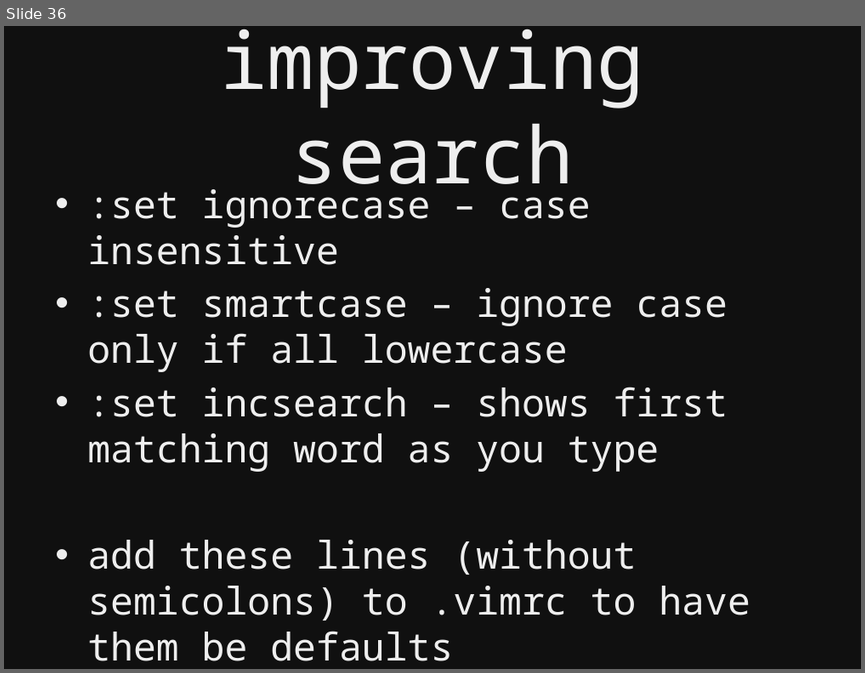
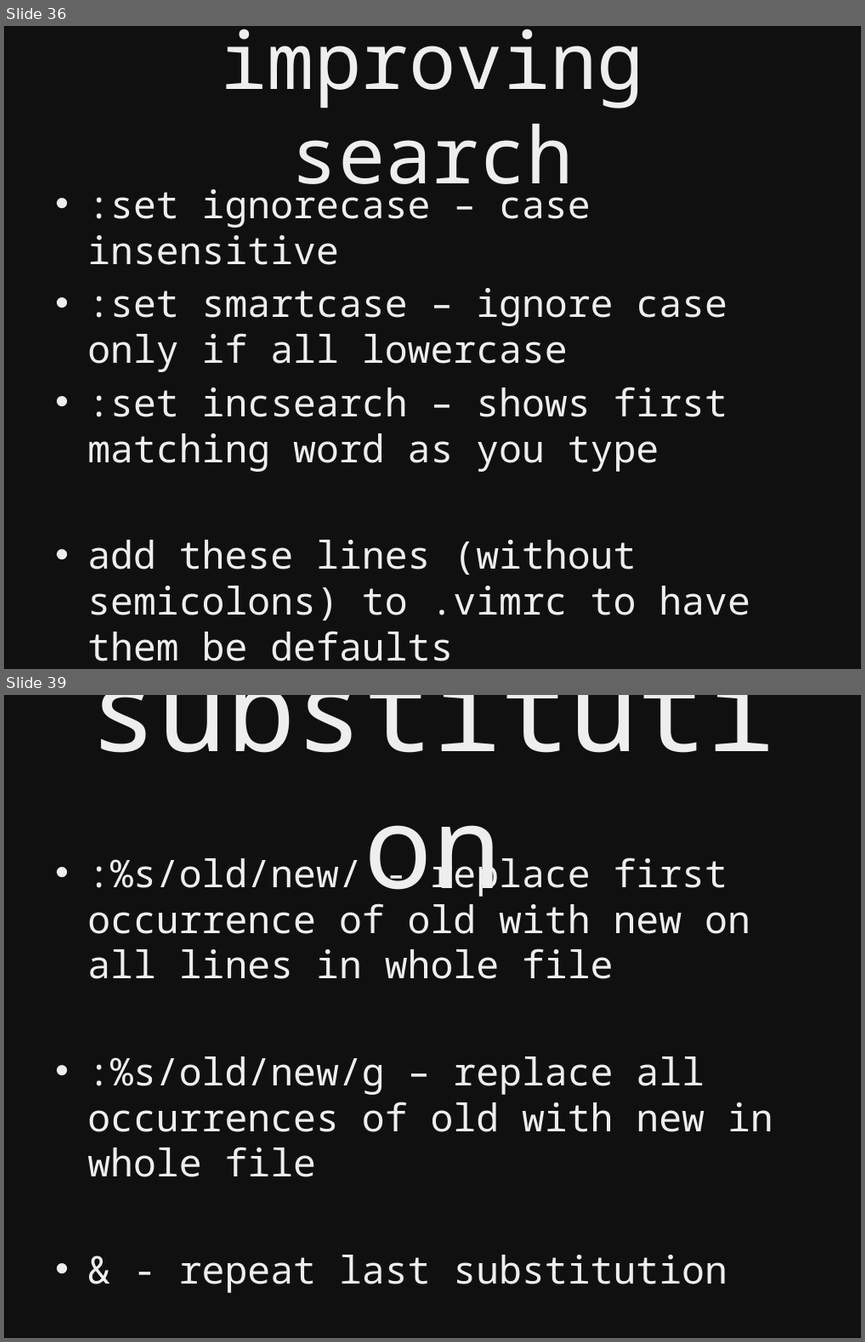
Before and after one commit to kyletolle/talks, a slide deck: beginning_vim-04.17.2012.pptx. Shown one above the other, each under a label of ours: slide 36 before the commit, slides 36 and 39 after it; the slides between them are not shown. The pictures are 865x673 and 865x1342 pixels, drawn with LibreOffice and Linux fonts; fonts in the diff are those of the drawing. Boxes give left, top, right and bottom in pixels: in the first picture for what was removed or moved away, otherwise in the second. Text is boxed around its words. In the diff, an @@ line names an element or a change of style, - is before the commit and + after.

```diff
--- a/beginning_vim-04.17.2012.pptx
+++ b/beginning_vim-04.17.2012.pptx
@@ slide 39 added at (4,695,861,1338), background #101010 @@
@@ title added at (46,721,818,828), 96 pt, text #EEEEEE @@
+substitution
@@ text added at (87,851,773,1284), 32 pt, text #EEEEEE @@
+• :%s/old/new/ - replace first occurrence of old with new on all lines in whole file
+• :%s/old/new/g – replace all occurrences of old with new in whole file
+• & - repeat last substitution
```
Also in this commit, not shown: 17 slides changed, 9 other slides added, 4 slides removed.
